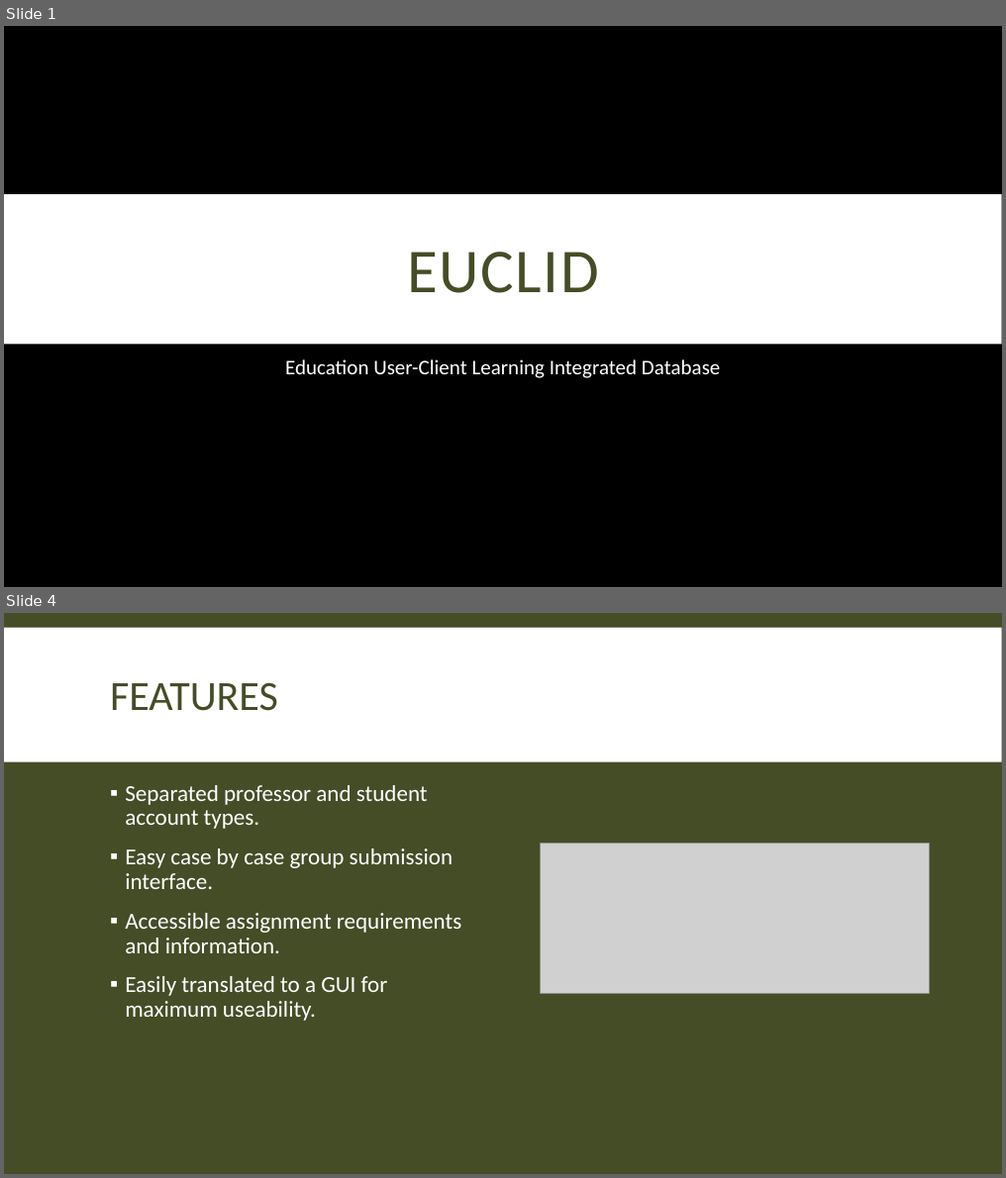
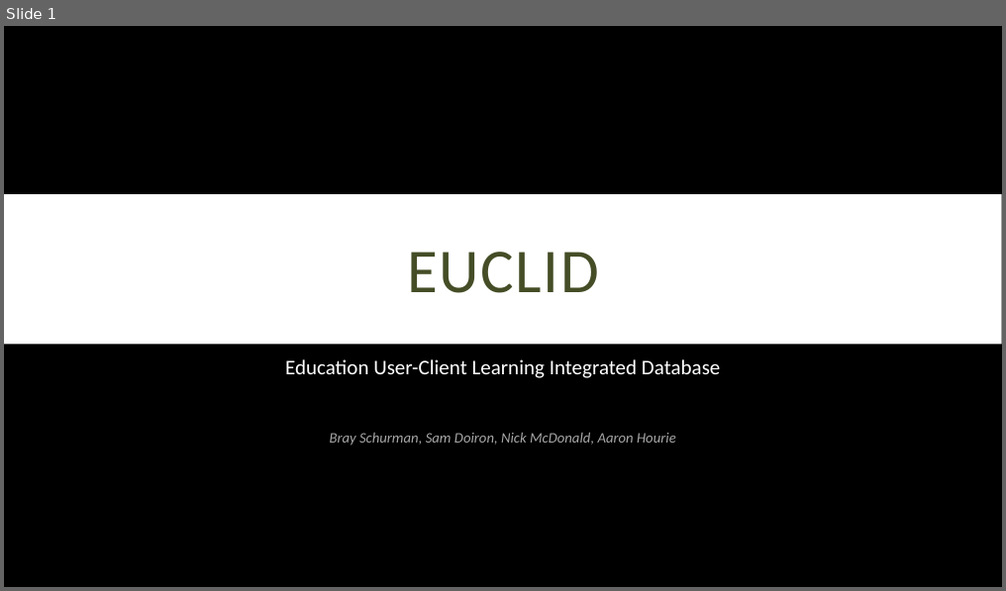
Before and after one commit to DaTaboiz/euclid, a slide deck: Euclid.pptx. Shown one above the other, each under a label of ours: slides 1 and 4 before the commit, slide 1 after it; the slides between them are not shown. The pictures are 1006x1178 and 1006x591 pixels, drawn with LibreOffice and Linux fonts; fonts in the diff are those of the drawing; grey boxes stand for pictures; background and template pictures are left out. Boxes give left, top, right and bottom in pixels: in the first picture for what was removed or moved away, otherwise in the second. Text is boxed around its words. In the diff, an @@ line names an element or a change of style, - is before the commit and + after.

```diff
--- a/Euclid.pptx
+++ b/Euclid.pptx
@@ slide 4 removed at bbox=[4, 613, 1002, 1174], background #444D26 @@
@@ rectangle removed at bbox=[4, 627, 1002, 761] @@
@@ title removed at bbox=[110, 682, 278, 711] @@
-FEATURES
@@ text removed at bbox=[125, 785, 461, 1021] @@
-▪ Separated professor and student account types.
-▪ Easy case by case group submission interface.
-▪ Accessible assignment requirements and information.
-▪ Easily translated to a GUI for maximum useability.
@@ picture removed at bbox=[540, 844, 930, 994] @@
@@ slide 1 changed as well @@
@@ subtitle at bbox=[330, 433, 676, 446]: paragraph added @@
+Bray Schurman, Sam Doiron, Nick McDonald, Aaron Hourie
```
Also in this commit, not shown: 1 other slide changed, 11 slides added, 2 other slides removed, 1 other file.
